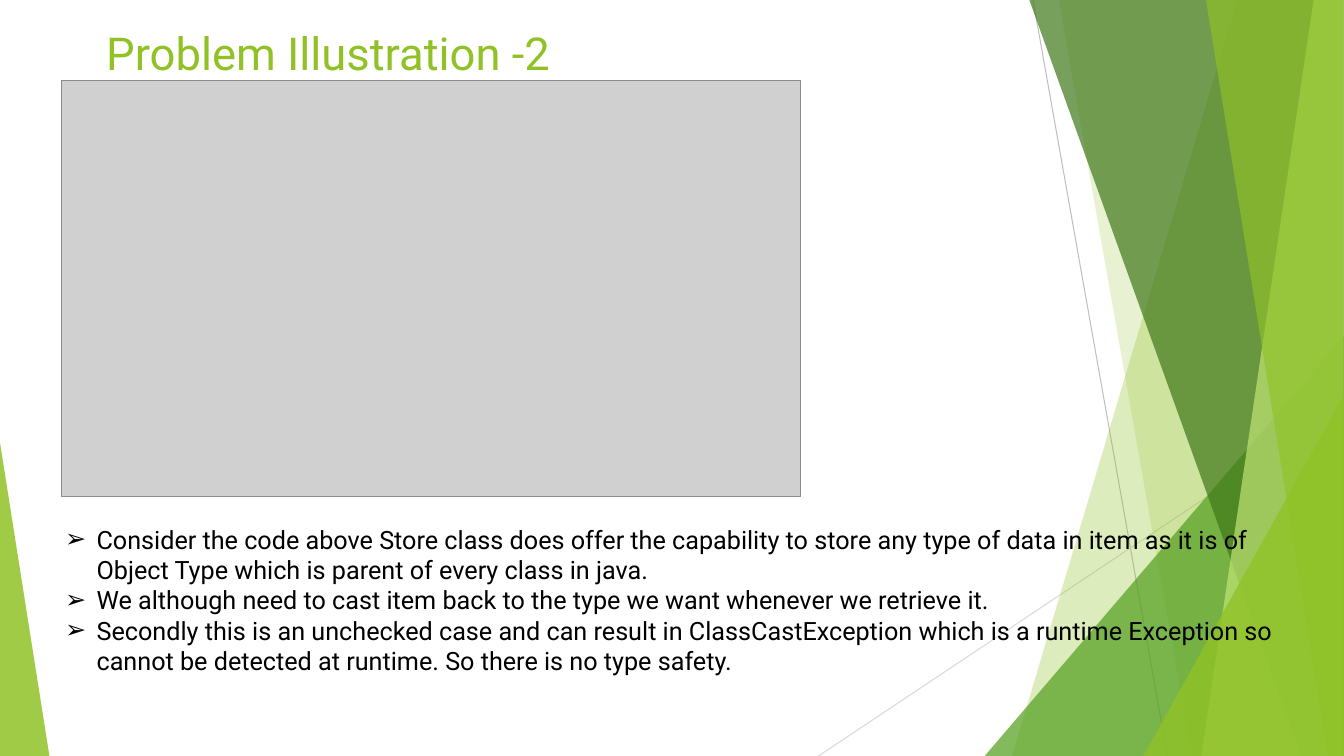
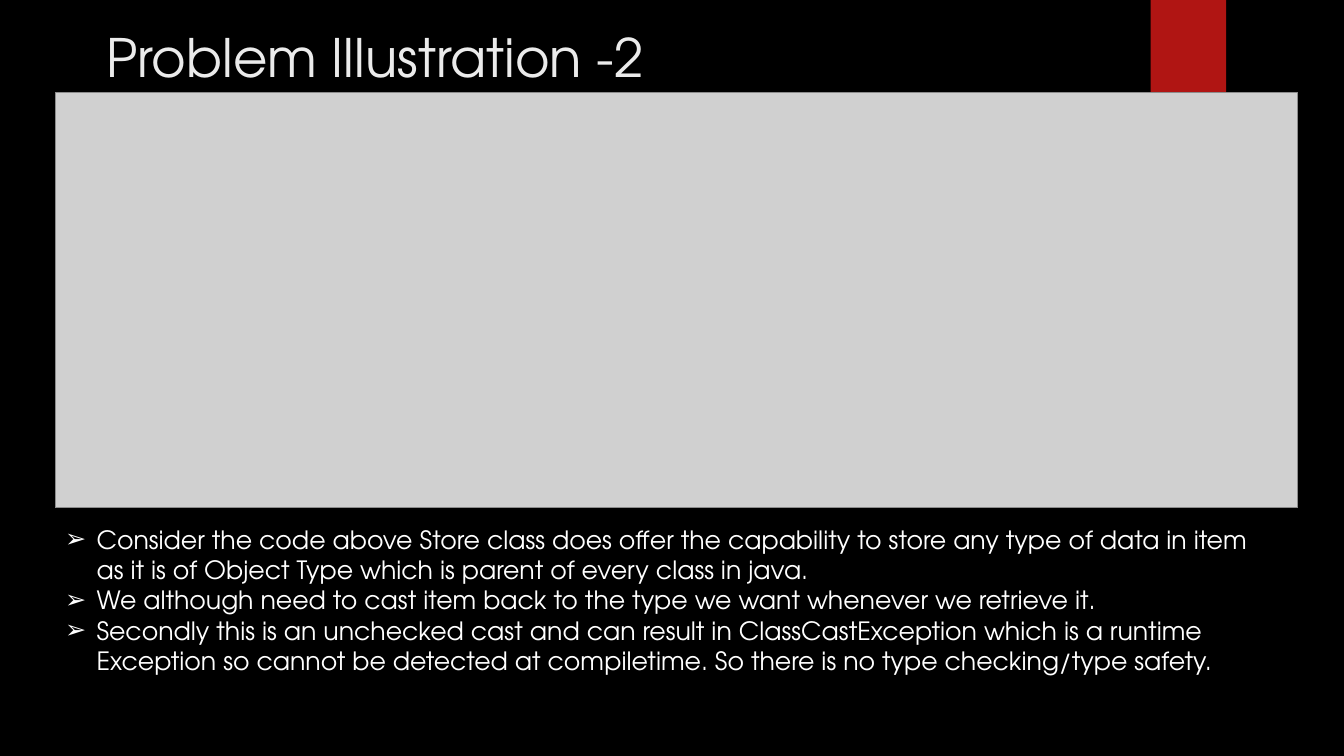
Before and after one commit to rudhrainfogain/JavaGenerics, a slide deck: slide 4 of src/main/resources/JavaGenerics.pptx (slide 5 before the commit). Drawn at 1344x756 pixels with LibreOffice and Linux fonts; fonts in the diff are those of the drawing; grey boxes stand for pictures; background and template pictures are left out. Boxes give left, top, right and bottom in pixels: in the first picture for what was removed or moved away, otherwise in the second. Text is boxed around its words. In the diff, an @@ line names an element or a change of style, - is before the commit and + after.

```diff
--- a/src/main/resources/JavaGenerics.pptx
+++ b/src/main/resources/JavaGenerics.pptx
@@ background #FFFFFF to picture (left out) @@
@@ title "Problem Illustration -2" at box(106, 37, 644, 102): size 32.4 to 37.8 pt, font Roboto to TeX Gyre Adventor, text colour #90C226 to #EBEBEB @@
@@ rectangle added at box(1150, 0, 1226, 126), fill #B01513 @@
@@ picture: place and size @@
-picture at box(62, 81, 801, 496)
+picture at box(55, 93, 1299, 508)
@@ group removed at box(0, 0, 1344, 756): 5 freeform shapes, 3 triangles, 2 lines @@
@@ text at box(97, 530, 1247, 615): font Roboto to TeX Gyre Adventor, text colour #000000 to #FFFFFF in "Consider the code above Store class does ...", "We although need to cast item back ..." @@
@@ text at box(97, 613, 1211, 676): text changed; font Roboto to TeX Gyre Adventor; text colour #000000 to #FFFFFF @@
-➢ Secondly this is an unchecked case and can result in ClassCastException which is a runtime Exception so cannot be detected at runtime. So there is no type safety.
+➢ Secondly this is an unchecked cast and can result in ClassCastException which is a runtime Exception so cannot be detected at compiletime. So there is no type checking/type safety.
```
Also in this commit, not shown: 5 other slides changed, 65 slides added, 6 other files.
